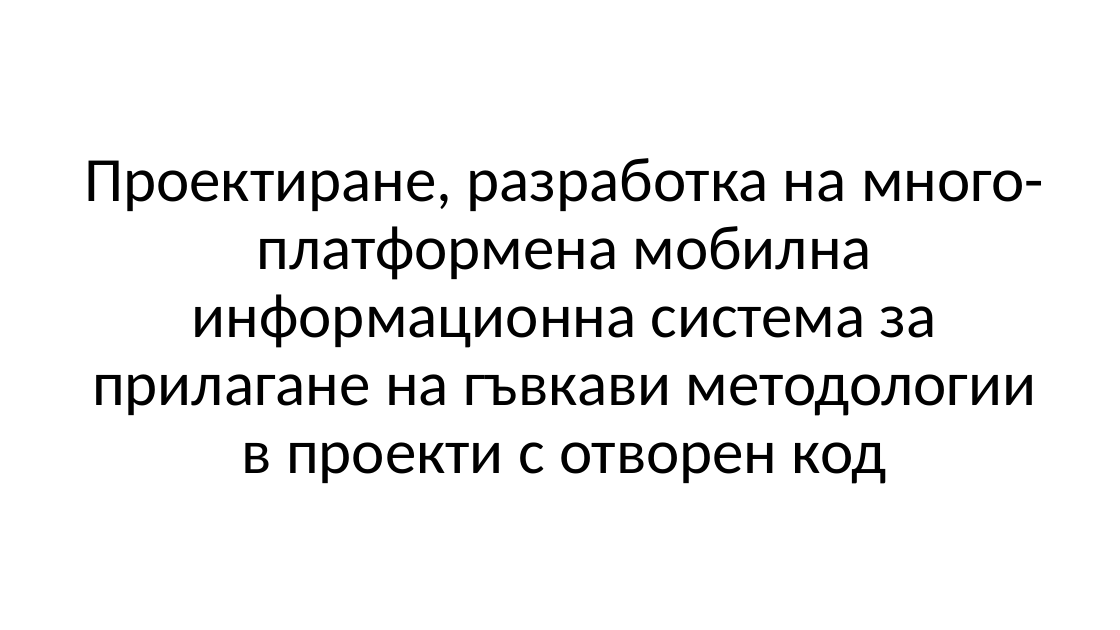
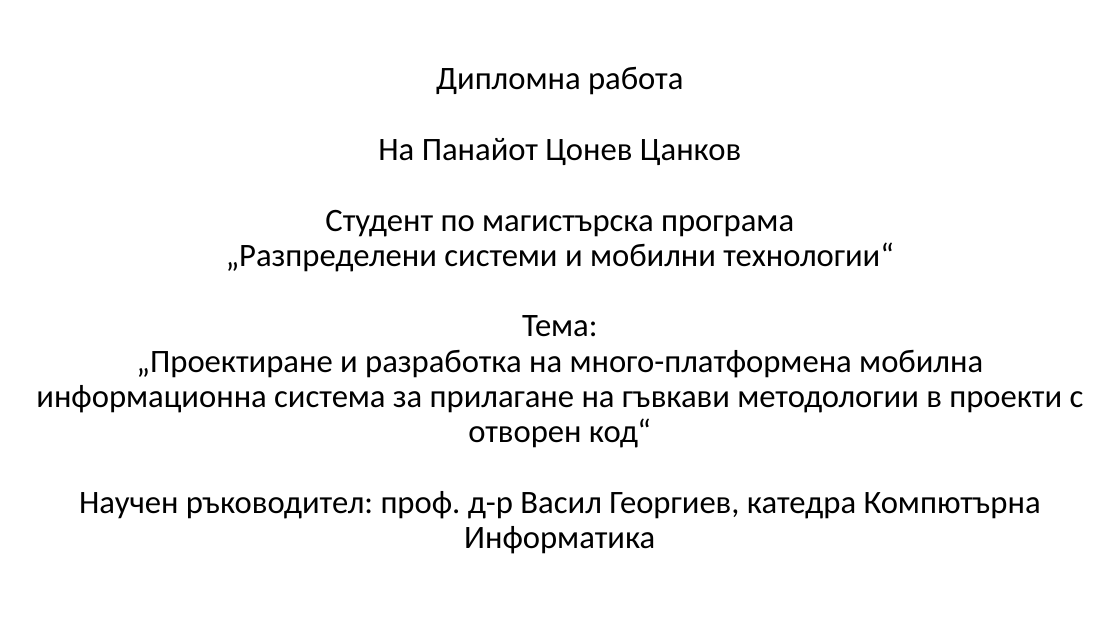
Before and after one commit to FireSt-dead/thesis, a slide deck: slide 1 of paperwork/presentation.ppt. Drawn at 1120x630 pixels with LibreOffice and Linux fonts; fonts in the diff are those of the drawing. Boxes give left, top, right and bottom in pixels: in the first picture for what was removed or moved away, otherwise in the second. Text is boxed around its words. In the diff, an @@ line names an element or a change of style, - is before the commit and + after.

```diff
--- a/paperwork/presentation.ppt
+++ b/paperwork/presentation.ppt
@@ title at box(36, 66, 1084, 554): text changed; size 54 to 28 pt @@
-Проектиране, разработка на много-платформена мобилна информационна система за прилагане на гъвкави методологии в проекти с отворен код
+Дипломна работа
+На Панайот Цонев Цанков
+Студент по магистърска програма
+„Разпределени системи и мобилни технологии“
+Тема:
+„Проектиране и разработка на много-платформена мобилна информационна система за прилагане на гъвкави методологии в проекти с отворен код“
+Научен ръководител: проф. д-р Васил Георгиев, катедра Компютърна Информатика
```
Also in this commit, not shown: 1 other slide changed, 4 slides added, 2 slides removed.
